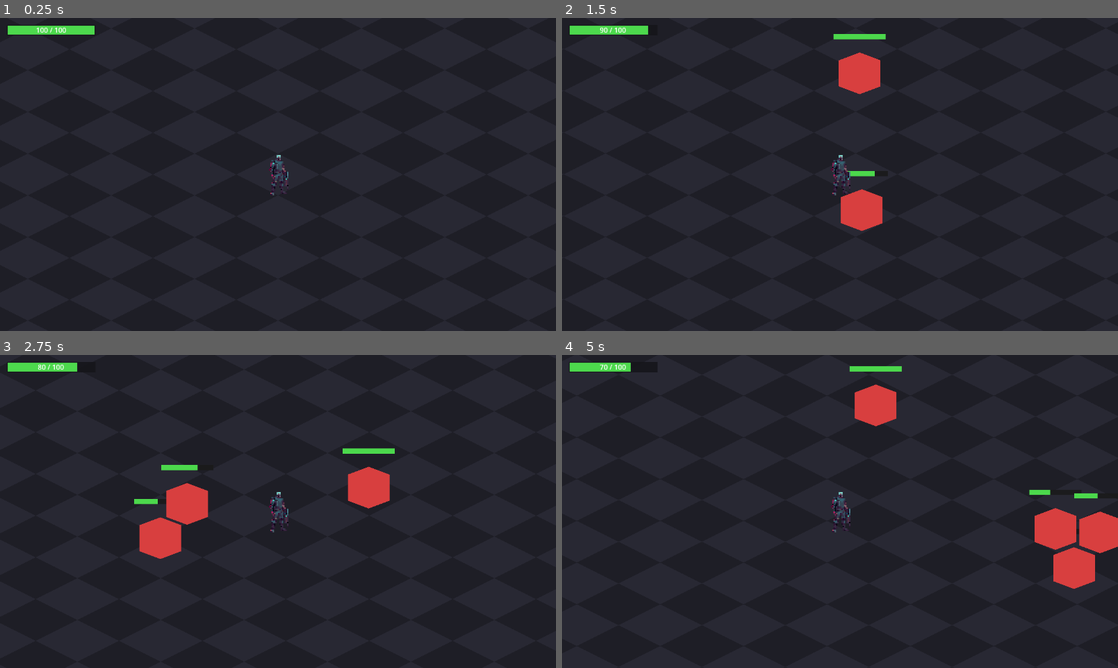
Above: before the commit, frames 1-4 (two rows, left to right).
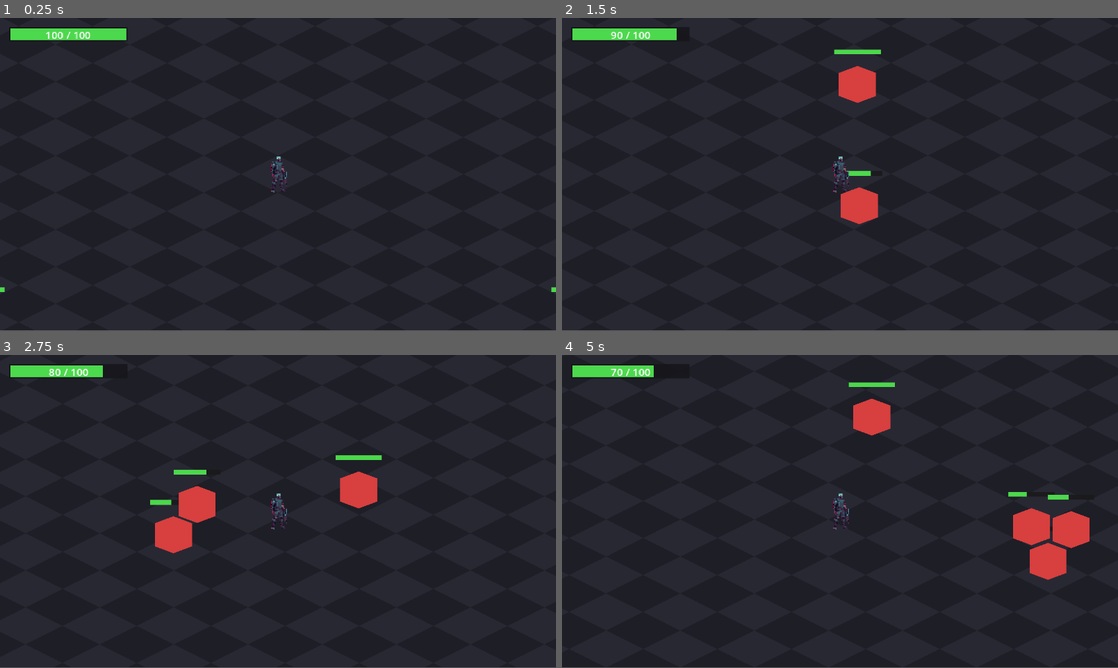
Above: after the commit, the same moments.

Repository: Rathe001/neurokore-requiem
Game: Godot game, scene res://scenes/world.tscn
Same seed, same stepped clock (60 frames per second), same inputs: the game is played once before the commit and once after it.
Inputs (mouse positions are in pixels of both pictures, inside the frame that each line leads up to):
- Up to frame 1 (0.25 s): no input
- Up to frame 2 (1.5 s): tap Enter at 0.5 s; move the mouse to (962, 158) at 0.52 s; hold D (move_right) 0.53-1.28 s; hold Right mouse button (attack_aoe) 0.53-1.28 s; click (962, 158) at 0.67 s; move the mouse to (728, 190) at 1.27 s; hold S (move_down) from 1.28 s (still down); click (728, 190) at 1.35 s
- Up to frame 3 (2.75 s): move the mouse to (333, 442) at 2.02 s; release S (move_down) at 2.03 s; hold D (move_right) from 2.03 s (still down); hold Right mouse button (attack_aoe) from 2.03 s (still down)
- Up to frame 4 (5 s): move the mouse to (812, 574) at 2.77 s; release D (move_right) at 2.78 s; release Right mouse button (attack_aoe) at 2.78 s; hold W (move_up) 2.78-3.53 s; click (812, 574) at 2.85 s; move the mouse to (1006, 558) at 3.52 s; hold Right mouse button (attack_aoe) 3.53-4.28 s; hold A (move_left) from 3.53 s (still down); move the mouse to (673, 464) at 4.27 s; click (673, 464) at 4.35 s
In our replay, the window is 800x450 before the commit and 800x449 after it. These sizes can differ from the game's own. Grey fills any space a smaller window leaves; there, only what the larger window draws over its background counts as a difference.

The runs differ from the first frame. In frame 1, 0.9% of the frame differs, in the area x 0-100%, y 2-88%; in frame 2, 1.9%; in frame 3, 2.8%; in frame 4, 4.2%, in the area x 1-100%, y 2-75%.

Commit message:
Switch to 480x270 base viewport with canvas_items stretch
Pixel art now renders at a fixed base resolution and scales with the
window. Wider monitors reveal more world, narrower reveal less, no
distortion at any aspect ratio. HUD dimensions shrunk to fit the new
base units; camera zoom reset to 1 since the base viewport handles
scaling.

Co-Authored-By: Claude Opus 4.7 <noreply@anthropic.com>

Diff:
--- a/game/project.godot
+++ b/game/project.godot
@@ -24,8 +24,12 @@
 
 [display]
 
-window/size/viewport_width=1280
-window/size/viewport_height=720
+window/size/viewport_width=480
+window/size/viewport_height=270
+window/size/window_width_override=1280
+window/size/window_height_override=720
+window/stretch/mode="canvas_items"
+window/stretch/aspect="expand"
 
 [rendering]
 
--- a/game/scenes/hud.tscn
+++ b/game/scenes/hud.tscn
@@ -11,27 +11,28 @@
 mouse_filter = 2
 
 [node name="HPContainer" type="Control" parent="Root"]
-offset_left = 16.0
-offset_top = 16.0
-offset_right = 220.0
-offset_bottom = 40.0
+offset_left = 8.0
+offset_top = 8.0
+offset_right = 110.0
+offset_bottom = 20.0
 mouse_filter = 2
 
 [node name="HPBackground" type="ColorRect" parent="Root/HPContainer"]
-offset_right = 204.0
-offset_bottom = 24.0
+offset_right = 102.0
+offset_bottom = 12.0
 color = Color(0.08, 0.08, 0.1, 0.85)
 
 [node name="HPFill" type="ColorRect" parent="Root/HPContainer"]
-offset_left = 2.0
-offset_top = 2.0
-offset_right = 202.0
-offset_bottom = 22.0
+offset_left = 1.0
+offset_top = 1.0
+offset_right = 101.0
+offset_bottom = 11.0
 color = Color(0.3, 0.85, 0.3, 1)
 
 [node name="HPLabel" type="Label" parent="Root/HPContainer"]
-offset_right = 204.0
-offset_bottom = 24.0
+offset_right = 102.0
+offset_bottom = 12.0
+theme_override_font_sizes/font_size = 9
 text = "100 / 100"
 horizontal_alignment = 1
 vertical_alignment = 1
@@ -39,11 +40,11 @@
 [node name="Banner" type="Label" parent="Root"]
 anchor_left = 0.5
 anchor_right = 0.5
-offset_left = -240.0
-offset_top = 120.0
-offset_right = 240.0
-offset_bottom = 180.0
-theme_override_font_sizes/font_size = 36
+offset_left = -120.0
+offset_top = 80.0
+offset_right = 120.0
+offset_bottom = 110.0
+theme_override_font_sizes/font_size = 20
 text = ""
 horizontal_alignment = 1
 vertical_alignment = 1
--- a/game/scenes/world.tscn
+++ b/game/scenes/world.tscn
@@ -26,6 +26,5 @@
 shape = SubResource("CircleShape2D_player")
 
 [node name="Camera2D" type="Camera2D" parent="Player"]
-zoom = Vector2(3, 3)
 
 [node name="HUD" parent="." instance=ExtResource("4_hud")]
--- a/game/scripts/hud.gd
+++ b/game/scripts/hud.gd
@@ -6,7 +6,7 @@
 # player's current health; the banner shows transient messages
 # (death, level cleared, etc).
 
-const HP_BAR_WIDTH := 200.0
+const HP_BAR_WIDTH := 100.0
 
 @onready var hp_fill: ColorRect = $Root/HPContainer/HPFill
 @onready var hp_label: Label = $Root/HPContainer/HPLabel
